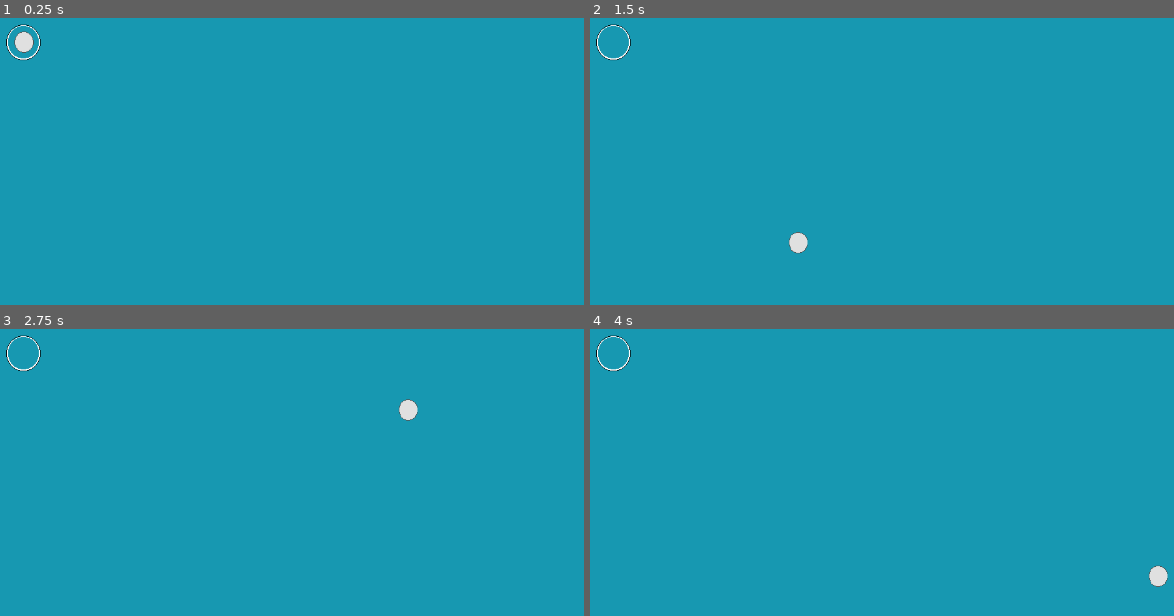
Above: before the commit, frames 1-4 (two rows, left to right).
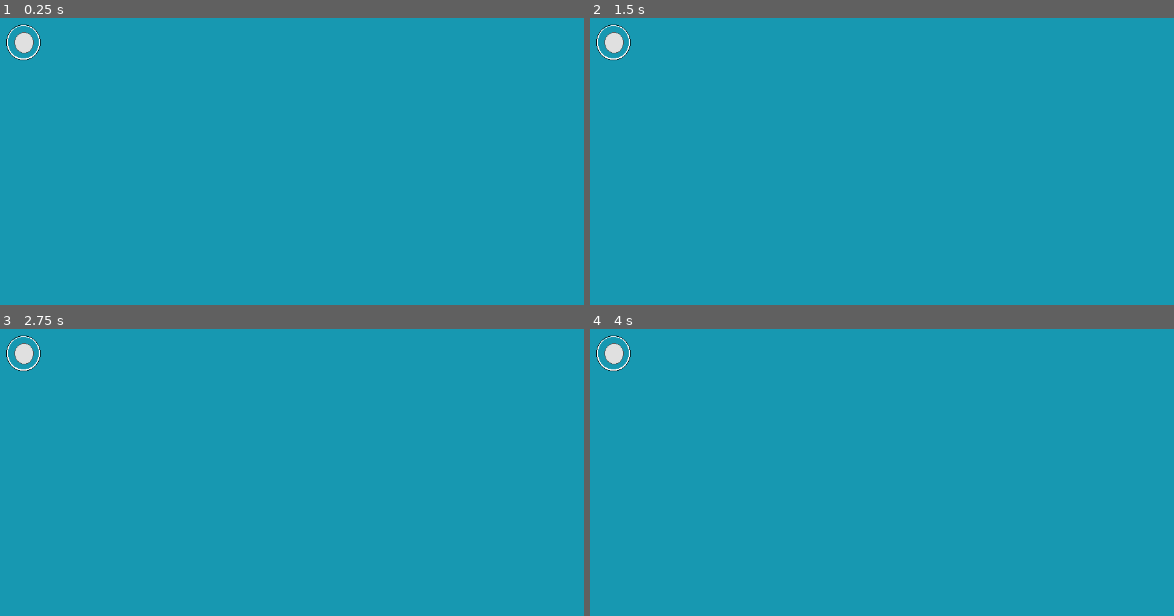
Above: after the commit, the same moments.

Repository: GabrielIkezaki/MochiTale
Game: Godot game, scene res://Scenes/Instances/Interface.tscn
Two runs of this game, one before a commit and one after it. Both use one fixed random seed, a clock stepped at 60 frames per second and the inputs below. The project has no main scene, so this scene is started directly.
Inputs (mouse positions are in pixels of both pictures, inside the frame that each line leads up to):
- Up to frame 1 (0.25 s): no input
- Up to frame 2 (1.5 s): tap Enter at 0.5 s; move the mouse to (1092, 170) at 0.52 s; click (1092, 170) at 0.67 s; tap Space at 1.25 s; drag from (753, 216) to (876, 284) at 1.27 s
- Up to frame 3 (2.75 s): tap Enter at 2 s; move the mouse to (402, 406) at 2.02 s; click (402, 406) at 2.17 s
- Up to frame 4 (4 s): tap Space at 2.75 s; drag from (876, 595) to (677, 438) at 2.77 s; tap Enter at 3.5 s; move the mouse to (1156, 572) at 3.52 s; click (1156, 572) at 3.67 s

The runs differ from the first frame. In frame 1, less than 0.1% of the frame differs, in the area x 2-6%, y 4-13%; in frame 2, 0.4%, in the area x 2-38%, y 4-83%; in frame 3, 0.4%; in frame 4, 0.4%.

Commit message:
Finished Joystick Motion. Needs comment and further research on coding

Diff:
--- a/Scenes/Instances/InnerJoystick.gd
+++ b/Scenes/Instances/InnerJoystick.gd
@@ -1,7 +1,19 @@
 extends TouchScreenButton
 
 #Will be used to centralize the joystick aroung the cursos/finger
-var radius = Vector2(32, 32)
+var radius = Vector2(34, 38)
+var bound = 32
+var initialPos = Vector2(0,0)
+
+var keepDrag = -1
+
+func _process(delta):
+	if keepDrag == -1:
+		var pos_difference = (Vector2(0,0) - radius) - position
+		position += pos_difference
+
+func _read():
+	initialPos = get_parent().position
 
 #Returns Joystick position + the radius, which will be used to cetnralize
 func get_button_pos():
@@ -12,7 +24,18 @@
 
 	#InputEventScreenDrag checks if the button is  being dragged, while InputEventScreenTouch checks is the button is pressed. The last event checks what type of Input it is (just pressed, hold, etc.)
 	if event is InputEventScreenDrag or (event is InputEventScreenTouch and event.is_pressed()):
+		var event_dist_from_center = (event.position - get_parent().global_position).length()
 
-		#centralizing. The global_scale make sure that the radius changes relative to the size of the joystick
-		set_global_position(event.position - radius * global_scale)
-	pass
+		if event_dist_from_center <= bound * global_scale.x or event.get_index() == keepDrag:
+			#centralizing. The global_scale make sure that the radius changes relative to the size of the joystick
+			set_global_position(event.position - radius * global_scale)
+
+			if get_button_pos().length() > bound:
+				set_position(get_button_pos().normalized()*bound - radius)
+
+			keepDrag = event.get_index()
+		pass
+
+	if event is InputEventScreenTouch and !event.is_pressed() and event.get_index() == keepDrag:
+		keepDrag = -1
+		#set_global_position(initialPos)
--- a/Scenes/Instances/Interface.tscn
+++ b/Scenes/Instances/Interface.tscn
@@ -5,32 +5,29 @@
 [ext_resource path="res://Scenes/Instances/InnerJoystick.gd" type="Script" id=3]
 
 [sub_resource type="CircleShape2D" id=1]
-radius = 19.0
 
 [node name="Interface" type="Control"]
 
 [node name="CanvasLayer" type="CanvasLayer" parent="."]
 
 [node name="VBoxContainer" type="VBoxContainer" parent="CanvasLayer"]
+anchor_right = 0.18
 margin_left = 120.0
 margin_top = 80.0
-margin_right = 1160.0
+margin_right = 929.6
 margin_bottom = 640.0
 
 [node name="HBoxContainer" type="HBoxContainer" parent="CanvasLayer/VBoxContainer"]
-margin_left = 0.38
-margin_top = 359.28
-margin_right = 1040.38
-margin_bottom = 434.281
-rect_scale = Vector2( 2.7, 2.7 )
+margin_right = 1040.0
 
 [node name="OuterJoystick" type="TextureRect" parent="CanvasLayer/VBoxContainer/HBoxContainer"]
-margin_right = 75.0
-margin_bottom = 75.0
+
+[node name="OuterJoystickSprite" type="Sprite" parent="CanvasLayer/VBoxContainer/HBoxContainer/OuterJoystick"]
+position = Vector2( 37.8024, 37.1212 )
 texture = ExtResource( 1 )
 
-[node name="InnerJoystick" type="TouchScreenButton" parent="CanvasLayer/VBoxContainer/HBoxContainer/OuterJoystick"]
-position = Vector2( 3.45286, -1.45256 )
+[node name="InnerJoystick" type="TouchScreenButton" parent="CanvasLayer/VBoxContainer/HBoxContainer/OuterJoystick/OuterJoystickSprite"]
+position = Vector2( -34.3495, -38.5738 )
 scale = Vector2( 0.93, 1.03 )
 normal = ExtResource( 2 )
 shape = SubResource( 1 )
--- /dev/null
+++ b/Scenes/Instances/Sprite.gd
@@ -0,0 +1,13 @@
+extends Sprite
+
+# Declare member variables here. Examples:
+# var a = 2
+# var b = "text"
+
+# Called when the node enters the scene tree for the first time.
+func _ready():
+	pass # Replace with function body.
+
+# Called every frame. 'delta' is the elapsed time since the previous frame.
+#func _process(delta):
+#	pass
